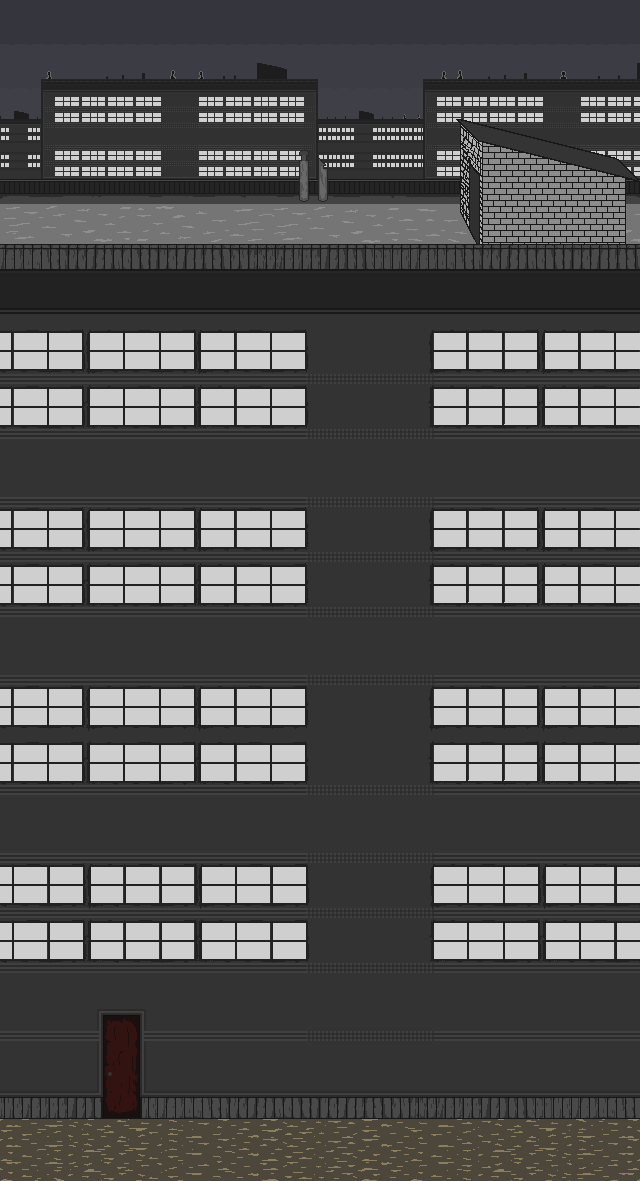
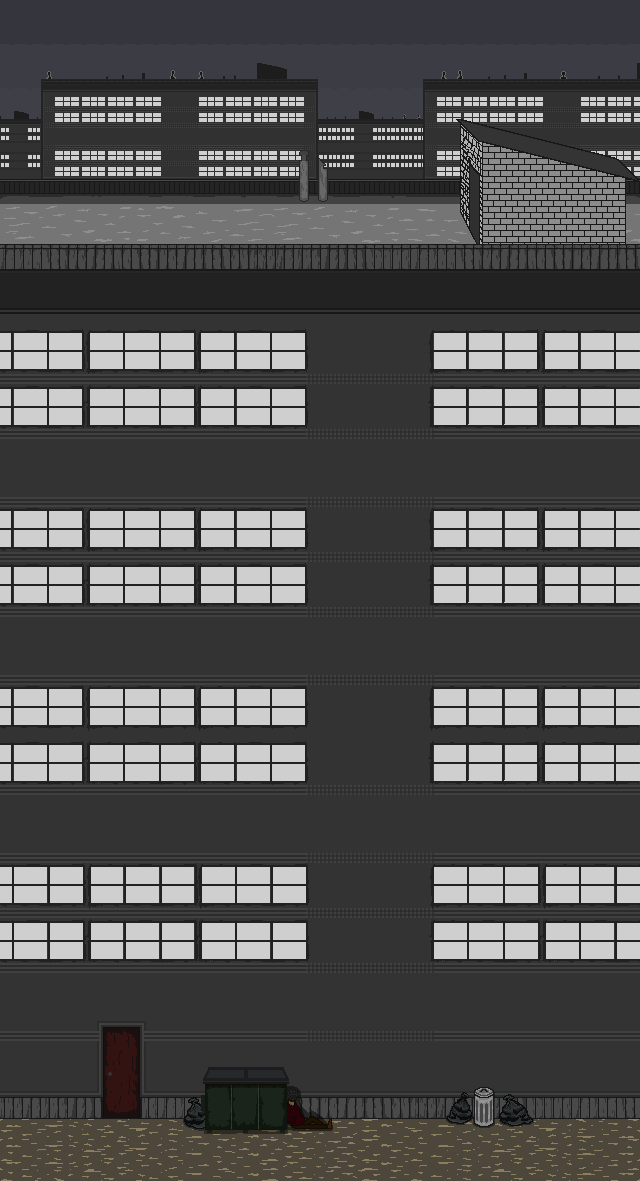
Layers edited between the first and the second (640, 1181) image:
added layer "Layer 2" above "Ground Floor" over [left=99, top=1021, right=534, bottom=1134]
painted on "Ground Floor" over [left=97, top=1009, right=146, bottom=1046]
